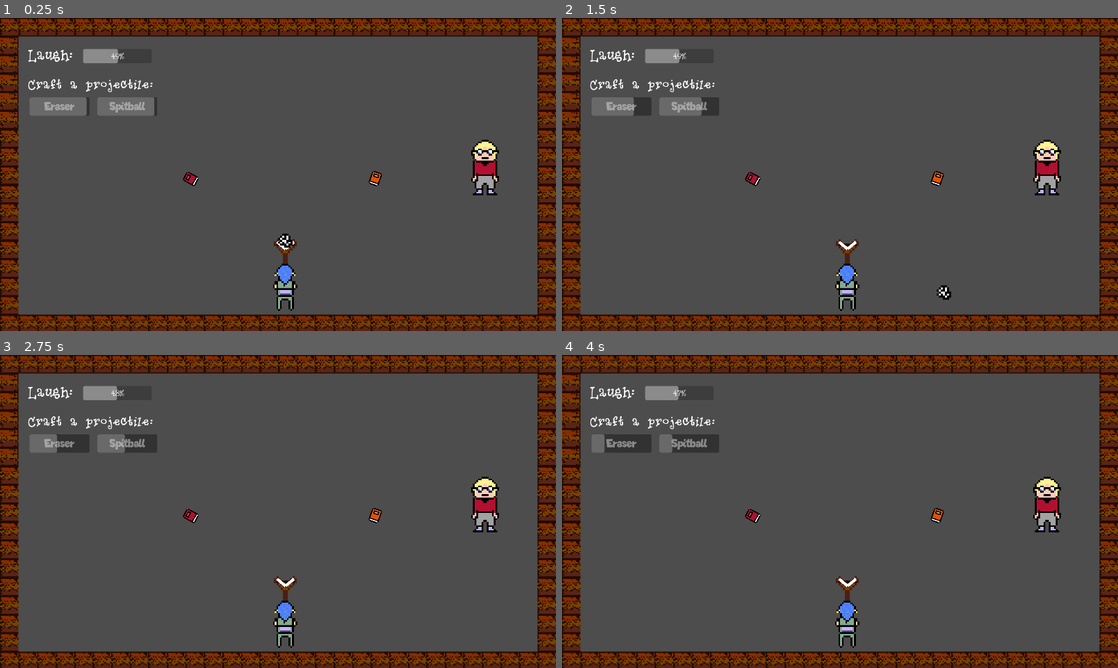
Above: before the commit, frames 1-4 (two rows, left to right).
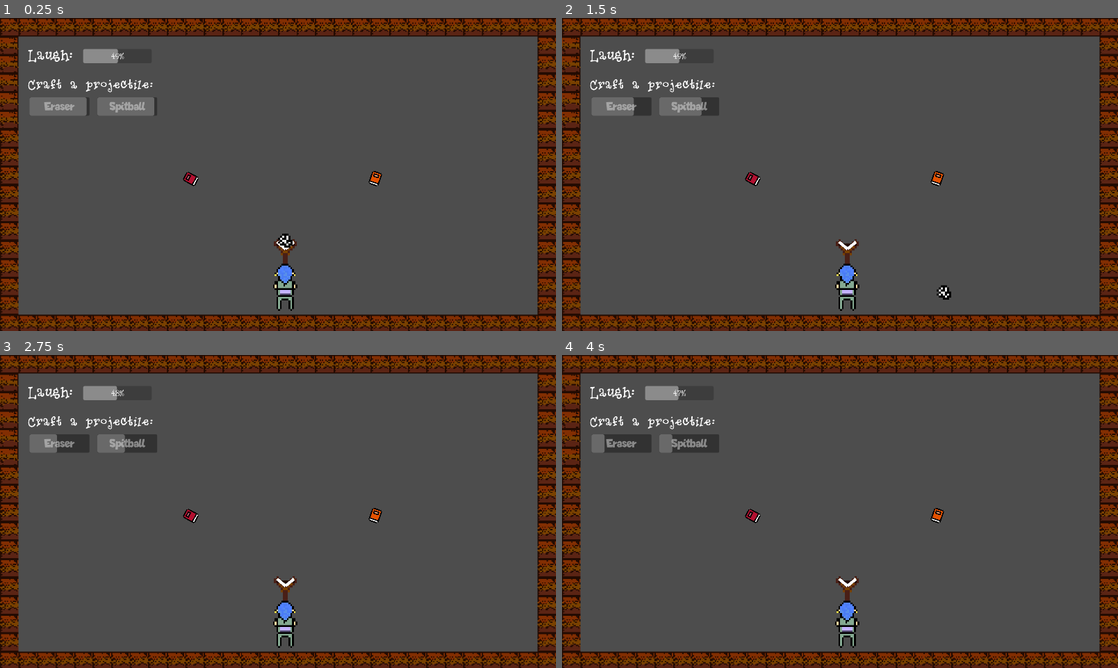
Above: after the commit, the same moments.

Repository: krisp3t/ggj2024
Game: Godot game, scene res://scenes/Level.tscn
The game is run twice, just before and just after one commit, with the same random seed, the same clock (stepped at 60 frames per second) and the same inputs.
Inputs (mouse positions are in pixels of both pictures, inside the frame that each line leads up to):
- Up to frame 1 (0.25 s): no input
- Up to frame 2 (1.5 s): move the mouse to (845, 249) at 0.52 s; press the mouse at (845, 249) at 0.53 s; move the mouse to (728, 190) at 1.27 s; release the mouse at (728, 190) at 1.28 s; click (728, 190) at 1.35 s
- Up to frame 3 (2.75 s): move the mouse to (333, 442) at 2.02 s; press the mouse at (333, 442) at 2.03 s
- Up to frame 4 (4 s): move the mouse to (812, 574) at 2.77 s; release the mouse at (812, 574) at 2.78 s; click (812, 574) at 2.85 s; move the mouse to (1006, 558) at 3.52 s; press the mouse at (1006, 558) at 3.53 s

The runs differ from the first frame. In frame 1, 0.7% of the frame differs, in the area x 84-90%, y 38-57%; in frame 2, 0.7%; in frame 3, 0.7%; in frame 4, 0.7%.

Commit message:
Esc
Quitting game, update lv 2

Diff:
--- a/managers/GameManager.gd
+++ b/managers/GameManager.gd
@@ -37,3 +37,7 @@
 	var projectile := projectile_scene.instantiate();
 	projectile.texture_path = texture;
 	return projectile
+
+func _input(event) -> void:
+	if Input.is_action_pressed("ESC"):
+		get_tree().quit();
--- a/project.godot
+++ b/project.godot
@@ -32,6 +32,11 @@
 "events": [Object(InputEventMouseButton,"resource_local_to_scene":false,"resource_name":"","device":-1,"window_id":0,"a …(253 unchanged characters)…
 ]
 }
+ESC={
+"deadzone": 0.5,
+"events": [Object(InputEventKey,"resource_local_to_scene":false,"resource_name":"","device":-1,"window_id":0,"alt_pressed":false,"shift_pressed":false,"ctrl_pressed":false,"meta_pressed":false,"pressed":false,"keycode":0,"physical_keycode":4194305,"key_label":0,"unicode":0,"echo":false,"script":null)
+]
+}
 
 [rendering]
 
--- a/scenes/Teacher.gd
+++ b/scenes/Teacher.gd
@@ -1,7 +1,10 @@
 extends RigidBody2D
+@export var sprite : SpriteFrames;
 
 func _ready():
 	set_freeze_enabled(true);
+	$AnimatedSprite2D.sprite_frames = sprite;
+	$AnimatedSprite2D.play();
 
 func _process(delta):
 	pass
Not shown: 1 places in levels/Classroom2.tscn that only renumber resources
